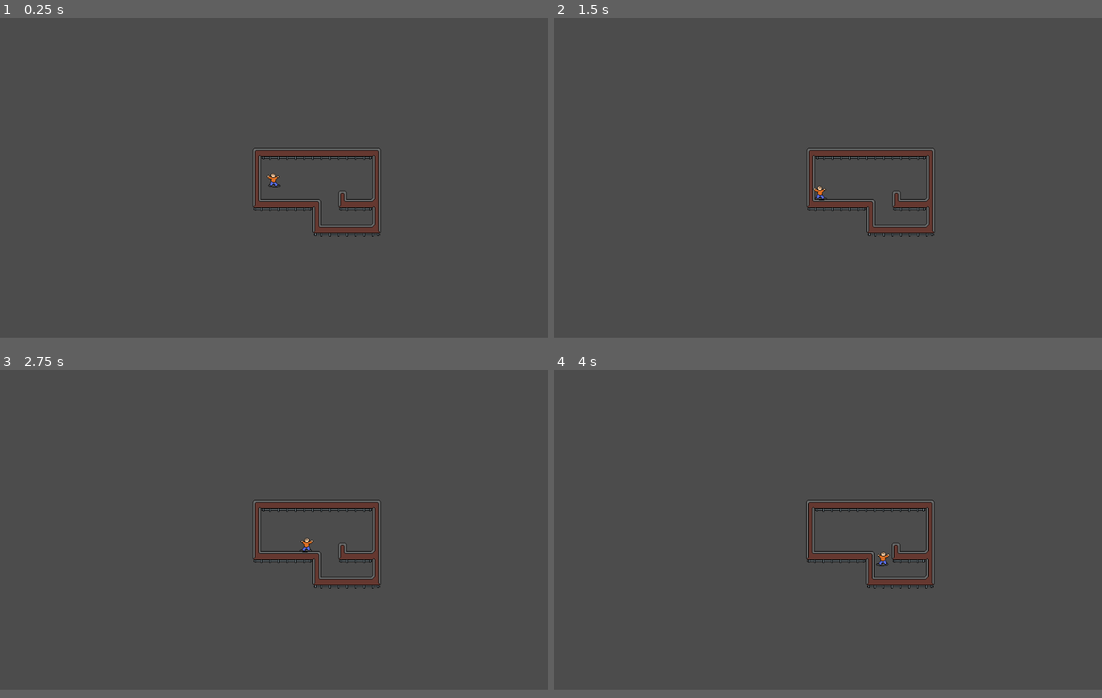
Above: before the commit, frames 1-4 (two rows, left to right).
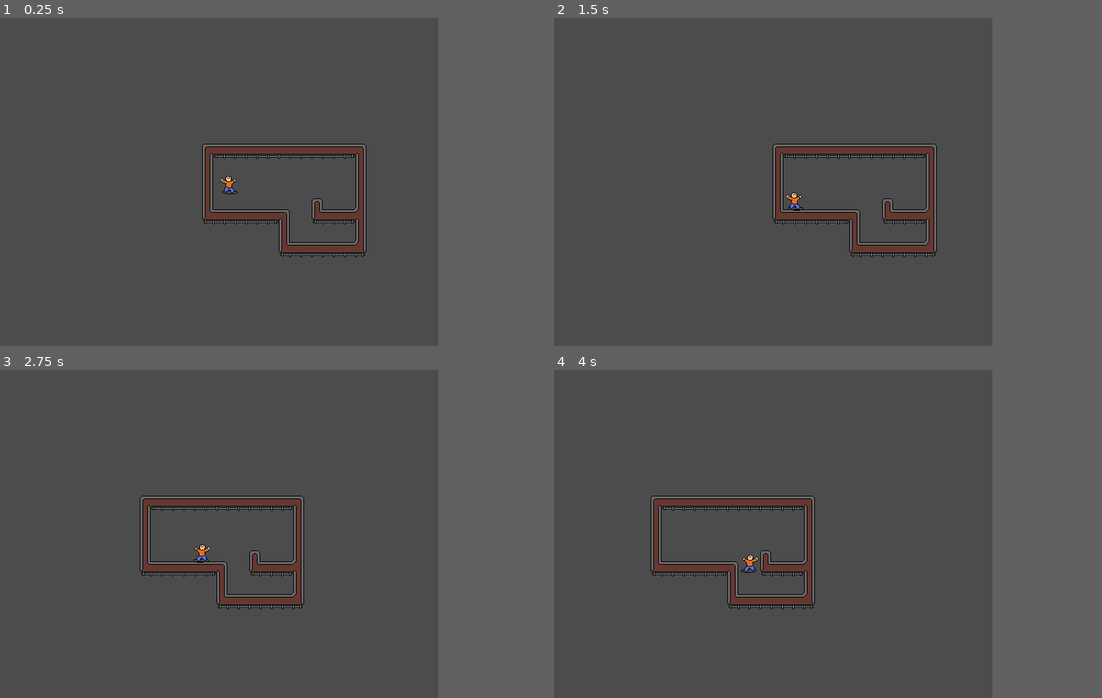
Above: after the commit, the same moments.

Repository: madeso/gmtk-2018
Game: Godot game, scene res://test-world.tscn
Same seed, same stepped clock (60 frames per second), same inputs: the game is played once before the commit and once after it.
Inputs:
- Up to frame 1 (0.25 s): no input
- Up to frame 2 (1.5 s): tap Enter at 0.5 s; tap Space at 1.25 s
- Up to frame 3 (2.75 s): no input
- Up to frame 4 (4 s): no input
In our replay, the window is 800x468 before the commit and 640x480 after it. These sizes can differ from the game's own. Grey fills any space a smaller window leaves; there, only what the larger window draws over its background counts as a difference.

The runs differ from the first frame. In frame 1, 5.2% of the frame differs, in the area x 36-70%, y 38-73%; in frame 2, 4.8%; in frame 3, 5.8%; in frame 4, 5.9%, in the area x 17-70%, y 38-73%.

Commit message:
tweaked player, some kind of camera

Diff:
--- a/Camera.gd
+++ b/Camera.gd
@@ -9,7 +9,15 @@
 	# Initialization here
 	pass
 
+func Smooth(x, target, delta):
+	return x + (target-x) * 0.1
+
 func _process(delta):
-	var p = $"./../Player".to_global(Vector2(0,0))
-	global_position.x = p.x
+	var player = $"./../Player"
+	var player_sprite = $"./../Player/Sprite"
+	var p = player.to_global(Vector2(0,0))
+	var d = 100
+	if player_sprite.flip_h:
+		d = -d
+	global_position.x = Smooth(global_position.x, p.x - d, delta)
 	global_position.y = p.y
--- a/Player.gd
+++ b/Player.gd
@@ -7,7 +7,7 @@
 const GRAVITY = 100
 const JUMP_SPEED = 70
 const SKATE_SPEED = 64
-const PREPARE_SPEED = 80
+const PREPARE_SPEED = 100
 
 var input_down = false
 var last_input = false
@@ -37,7 +37,7 @@
 	dy = -JUMP_SPEED
 
 func Smooth(x, target, delta):
-	return target
+	return x + (target-x) * 0.1
 
 func _physics_process(delta):
 	var input_pressed = input_down and not last_input
--- a/project.godot
+++ b/project.godot
@@ -14,6 +14,12 @@
 run/main_scene="res://test-world.tscn"
 config/icon="res://icon.png"
 
+[display]
+
+window/size/width=640
+window/size/height=480
+
 [rendering]
 
+quality/2d/use_pixel_snap=true
 environment/default_environment="res://default_env.tres"
